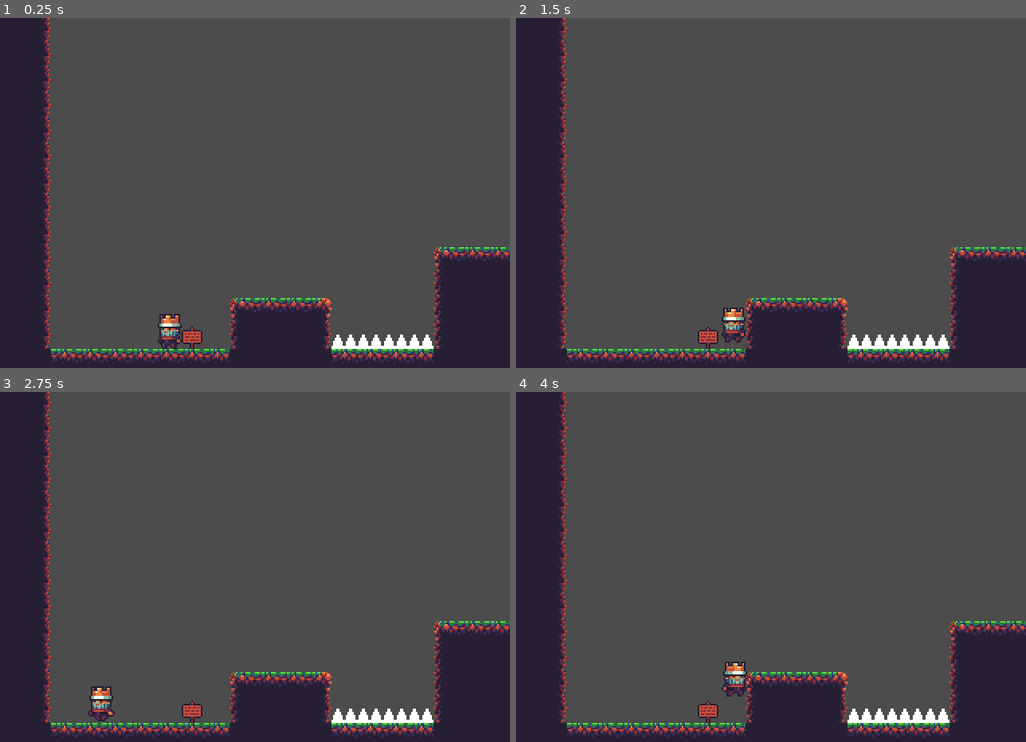
Above: before the commit, frames 1-4 (two rows, left to right).
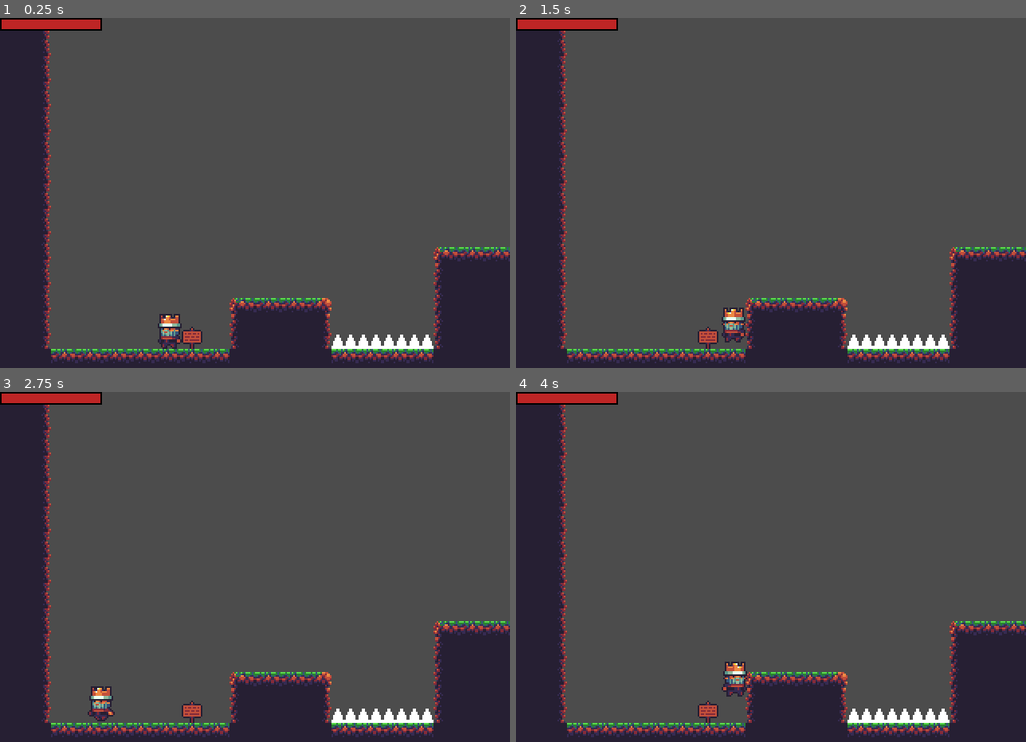
Above: after the commit, the same moments.

Repository: D-Waack/Godot_Sidescroller_Movement
Game: Godot game, scene res://Managing/Game.tscn
The game is run twice, just before and just after one commit, with the same random seed, the same clock (stepped at 60 frames per second) and the same inputs.
Inputs:
- Up to frame 1 (0.25 s): no input
- Up to frame 2 (1.5 s): tap Enter at 0.5 s; hold Right (ui_right) from 0.53 s (still down); tap Up (ui_up) at 0.77 s
- Up to frame 3 (2.75 s): tap Up (ui_up) at 1.52 s; release Right (ui_right) at 2.03 s; hold Left (ui_left) from 2.03 s (still down)
- Up to frame 4 (4 s): release Left (ui_left) at 2.78 s; hold Right (ui_right) from 2.78 s (still down); tap Up (ui_up) at 3.02, 3.77 s

The runs differ from the first frame. In frame 1, 0.7% of the frame differs, in the area x 0-20%, y 0-4%; in frame 2, 0.7%; in frame 3, 0.7%; in frame 4, 0.7%.

Commit message:
Add health bar and damage functions

Diff:
--- /dev/null
+++ b/Player/HealthBar.gd
@@ -0,0 +1,11 @@
+extends Control
+
+onready var health_bar = $TextureProgress
+
+func update_health(health):
+	#health_bar.value = health
+	var tween = create_tween().set_trans(Tween.TRANS_CUBIC).set_ease(Tween.EASE_OUT)
+	tween.tween_property(health_bar, "value", health, 0.5)
+
+func updated_max_health(max_health):
+	health_bar.max_value = max_health
--- a/Player/Player.gd
+++ b/Player/Player.gd
@@ -14,6 +14,9 @@
 # timers
 onready var jump_buffer_timer : Timer = $Timers/JumpBufferTimer
 onready var coyote_jump_timer : Timer = $Timers/CoyoteJumpTimer
+onready var invulnerability_timer : Timer = $Timers/InvulnerabilityTimer
+# hud elements
+onready var health_bar = $HUD/HealthBar
 
 ### World Constants
 const UP_DIRECTION : Vector2 = Vector2.UP # needed for move_and_slide function
@@ -49,6 +52,13 @@
 var buffered_jump : bool = false # flag for it the jump button was pressed right before hitting the ground
 var can_coyote_jump : bool = false # flag for coyote jump (when running off ledge)
 
+### Health variables
+export (float) var max_health = 100.0
+onready var health = max_health setget set_health
+
+### Signals
+signal killed
+
 ### Setup function that runs at the start
 func _ready():
 	for raycast in left_wall_raycasts.get_children():
@@ -192,6 +202,27 @@
 			return true
 	return false
 
+
+### Damage functions
+func damage(value):
+	if invulnerability_timer.is_stopped():
+		invulnerability_timer.start()
+		set_health(health - value)
+
+func kill():
+	print("RIP!")
+
+### Setters
+func set_health(new_health):
+	var previous_health = health
+	health = clamp(new_health, 0, max_health)
+	if health != previous_health:
+		health_bar.update_health(health)
+		if health == 0:
+			kill()
+			emit_signal("killed")
+
+### Signal functions
 func _on_JumpBufferTimer_timeout():
 	buffered_jump = false
 
--- a/Player/Player.tscn
+++ b/Player/Player.tscn
@@ -1,8 +1,12 @@
-[gd_scene load_steps=32 format=2]
+[gd_scene load_steps=36 format=2]
 
 [ext_resource path="res://Images/Characters/king_crimson.png" type="Texture" id=1]
 [ext_resource path="res://Player/Player.gd" type="Script" id=2]
 [ext_resource path="res://Player/AnimationTree.gd" type="Script" id=3]
+[ext_resource path="res://Images/HUD/healthbar_border.png" type="Texture" id=4]
+[ext_resource path="res://Images/HUD/healthbar.png" type="Texture" id=5]
+[ext_resource path="res://Player/HealthBar.gd" type="Script" id=7]
+[ext_resource path="res://Images/HUD/healthbar_fill.png" type="Texture" id=8]
 
 [sub_resource type="RectangleShape2D" id=1]
 extents = Vector2( 6, 8.5 )
@@ -263,5 +267,24 @@
 wait_time = 0.15
 one_shot = true
 
+[node name="InvulnerabilityTimer" type="Timer" parent="Timers"]
+wait_time = 0.6
+one_shot = true
+
+[node name="HUD" type="CanvasLayer" parent="."]
+
+[node name="HealthBar" type="Control" parent="HUD"]
+margin_right = 40.0
+margin_bottom = 40.0
+script = ExtResource( 7 )
+
+[node name="TextureProgress" type="TextureProgress" parent="HUD/HealthBar"]
+margin_right = 40.0
+margin_bottom = 40.0
+value = 100.0
+texture_under = ExtResource( 5 )
+texture_over = ExtResource( 4 )
+texture_progress = ExtResource( 8 )
+
 [connection signal="timeout" from="Timers/JumpBufferTimer" to="." method="_on_JumpBufferTimer_timeout"]
 [connection signal="timeout" from="Timers/CoyoteJumpTimer" to="." method="_on_CoyoteJumpTimer_timeout"]
Binary file added: Images/HUD/healthbar.png
Not shown, added: Images/HUD/healthbar.png.import
Binary file added: Images/HUD/healthbar_border.png
Not shown, added: Images/HUD/healthbar_border.png.import
Binary file added: Images/HUD/healthbar_fill.png
Not shown, added: Images/HUD/healthbar_fill.png.import
